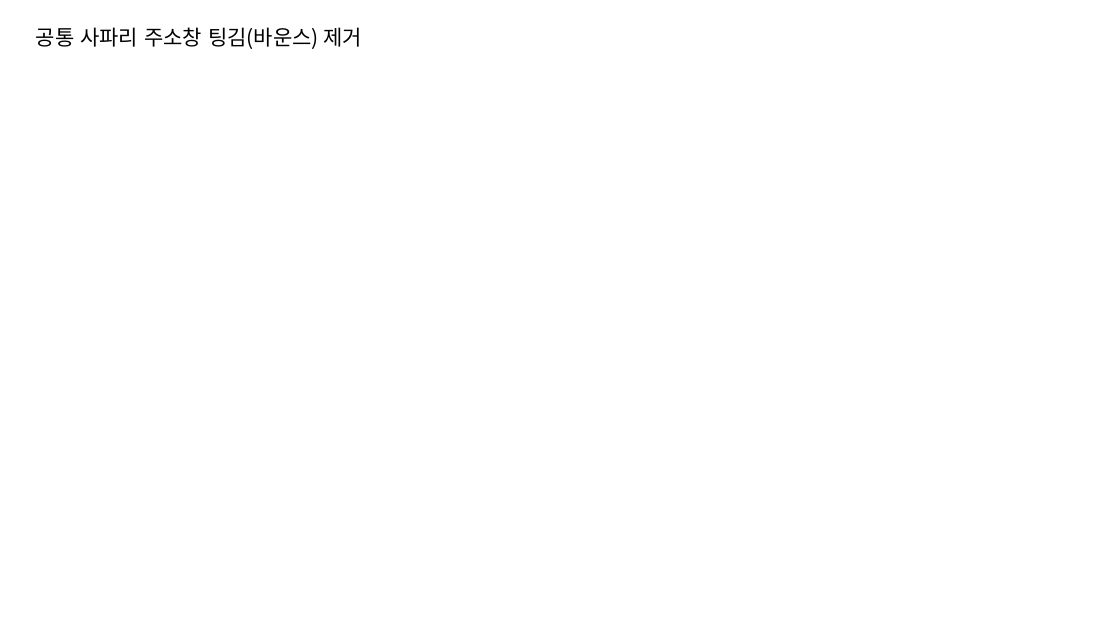
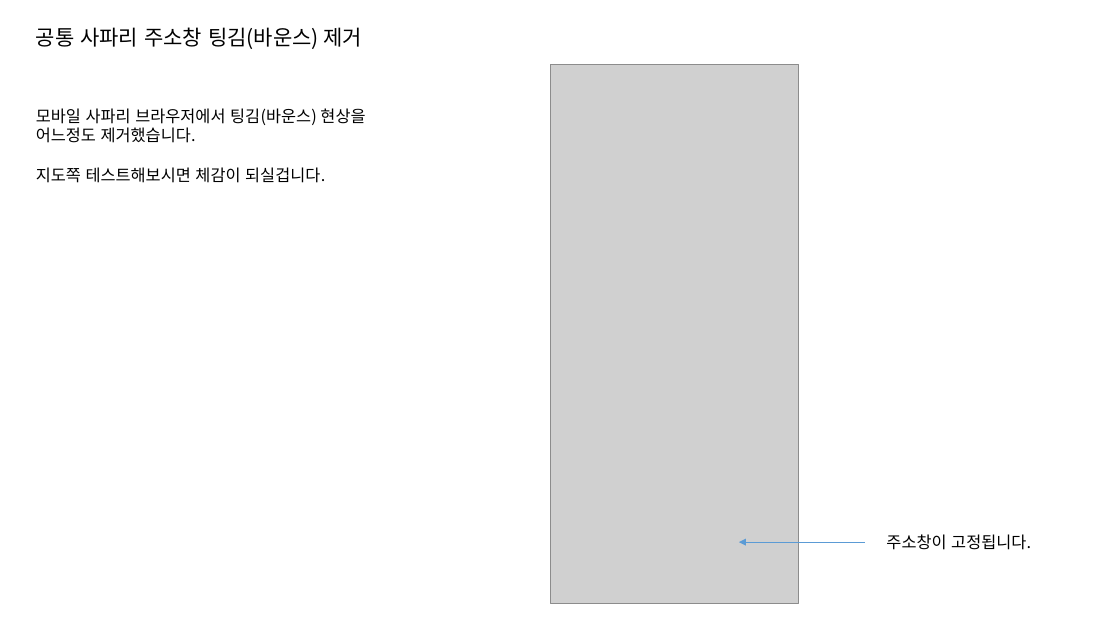
Before and after one commit to jeoungGyy/sejong, a slide deck: slide 1 of ppt/05-26.pptx. Drawn at 1120x630 pixels with LibreOffice and Linux fonts; fonts in the diff are those of the drawing; grey boxes stand for pictures. Boxes give left, top, right and bottom in pixels: in the first picture for what was removed or moved away, otherwise in the second. Text is boxed around its words. In the diff, an @@ line names an element or a change of style, - is before the commit and + after.

Commit message:
사파리 테스트

```diff
--- a/ppt/05-26.pptx
+++ b/ppt/05-26.pptx
@@ picture added at (551, 64, 800, 603) @@
@@ text added at (36, 108, 365, 183), 14 pt, text #000000 @@
+모바일 사파리 브라우저에서 팅김(바운스) 현상을
+어느정도 제거했습니다.
+지도쪽 테스트해보시면 체감이 되실겁니다.
@@ text added at (886, 534, 1031, 550), 14 pt, text #000000 @@
+주소창이 고정됩니다.
@@ arrow added from (865, 542) to (739, 542), #5B9BD5 0.5 pt @@
```
Also in this commit, not shown: 1 slide added, 2 other files.
